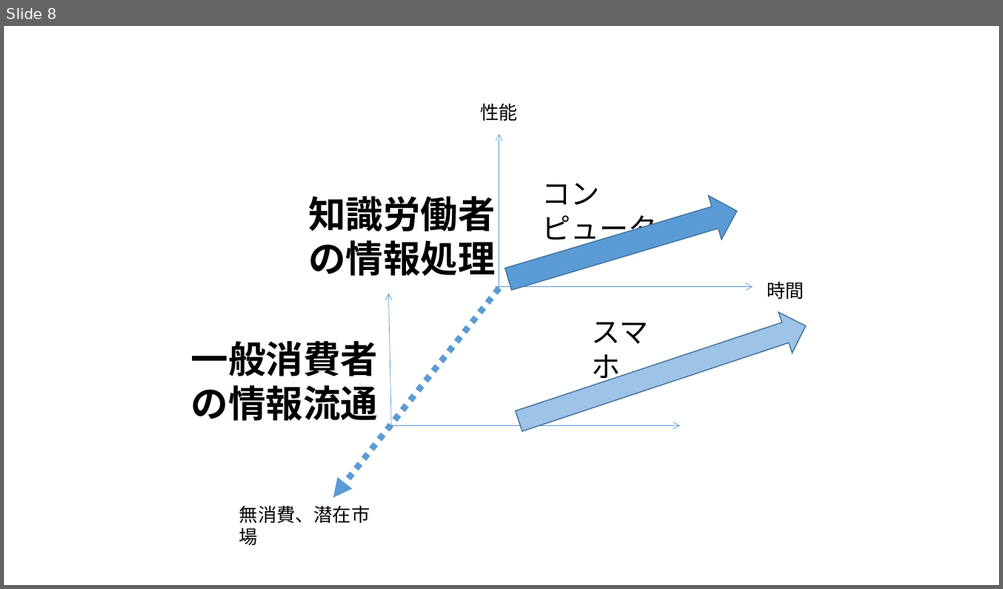
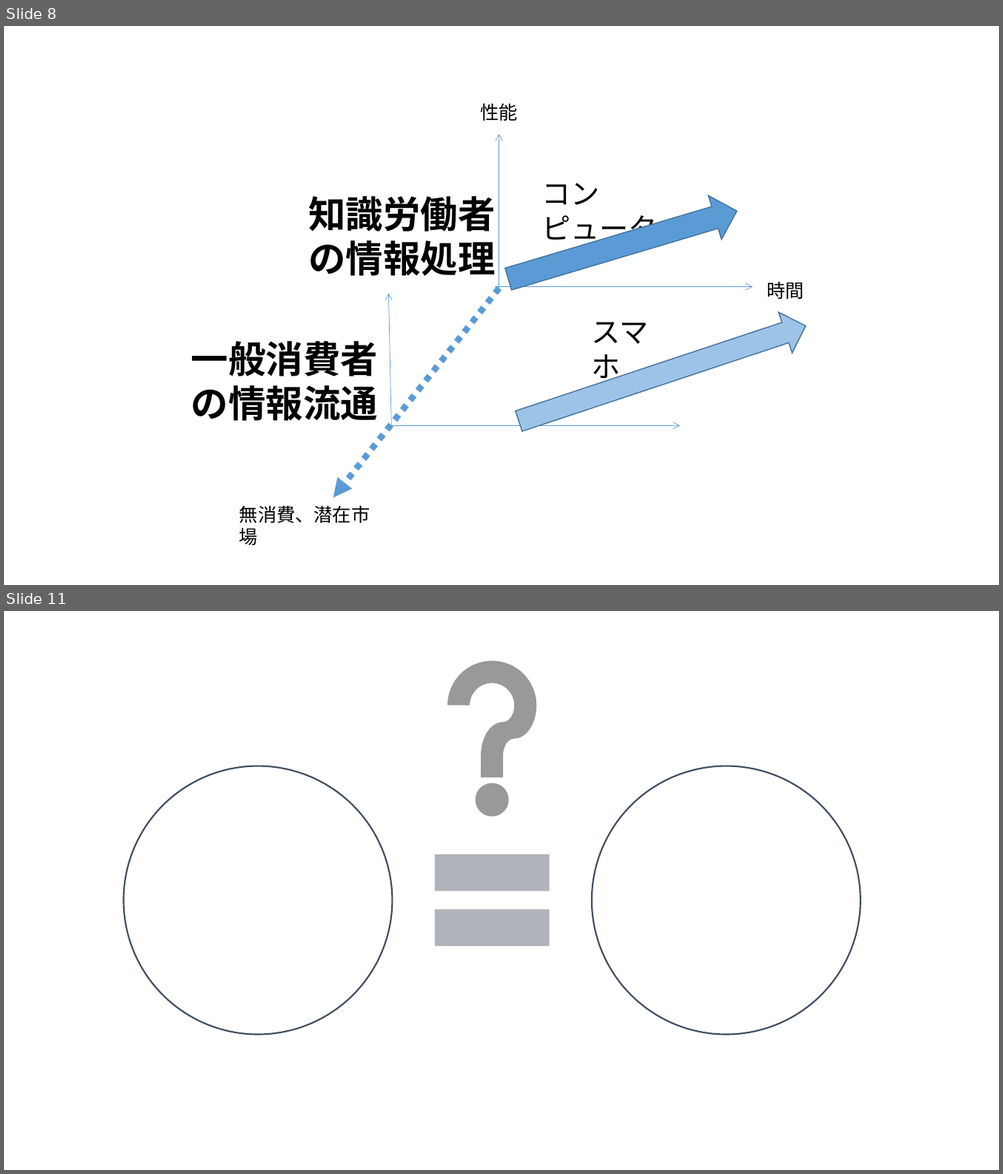
Before and after one commit to satoyoshiharu/innovation_design, a slide deck: figures.pptx. Shown one above the other, each under a label of ours: slide 8 before the commit, slides 8 and 11 after it; the slides between them are not shown. The pictures are 1003x589 and 1003x1174 pixels, drawn with LibreOffice and Linux fonts; fonts in the diff are those of the drawing. Boxes give left, top, right and bottom in pixels: in the first picture for what was removed or moved away, otherwise in the second. Text is boxed around its words. In the diff, an @@ line names an element or a change of style, - is before the commit and + after.

```diff
--- a/figures.pptx
+++ b/figures.pptx
@@ slide 11 added at (x1=4, y1=611, x2=999, y2=1170), background #FFFFFF @@
@@ action button help added at (x1=388, y1=635, x2=596, y2=843), fill #FFFFFF @@
@@ ellipse added at (x1=123, y1=766, x2=392, y2=1035), fill #FFFFFF, outline #3E4C60 1.5 pt @@
@@ ellipse added at (x1=592, y1=766, x2=860, y2=1035), fill #FFFFFF, outline #3E4C60 1.5 pt @@
@@ math equal added at (x1=415, y1=823, x2=570, y2=979), fill #B0B4B9 @@
```
Also in this commit, not shown: 1 slide changed, 14 other slides added.
